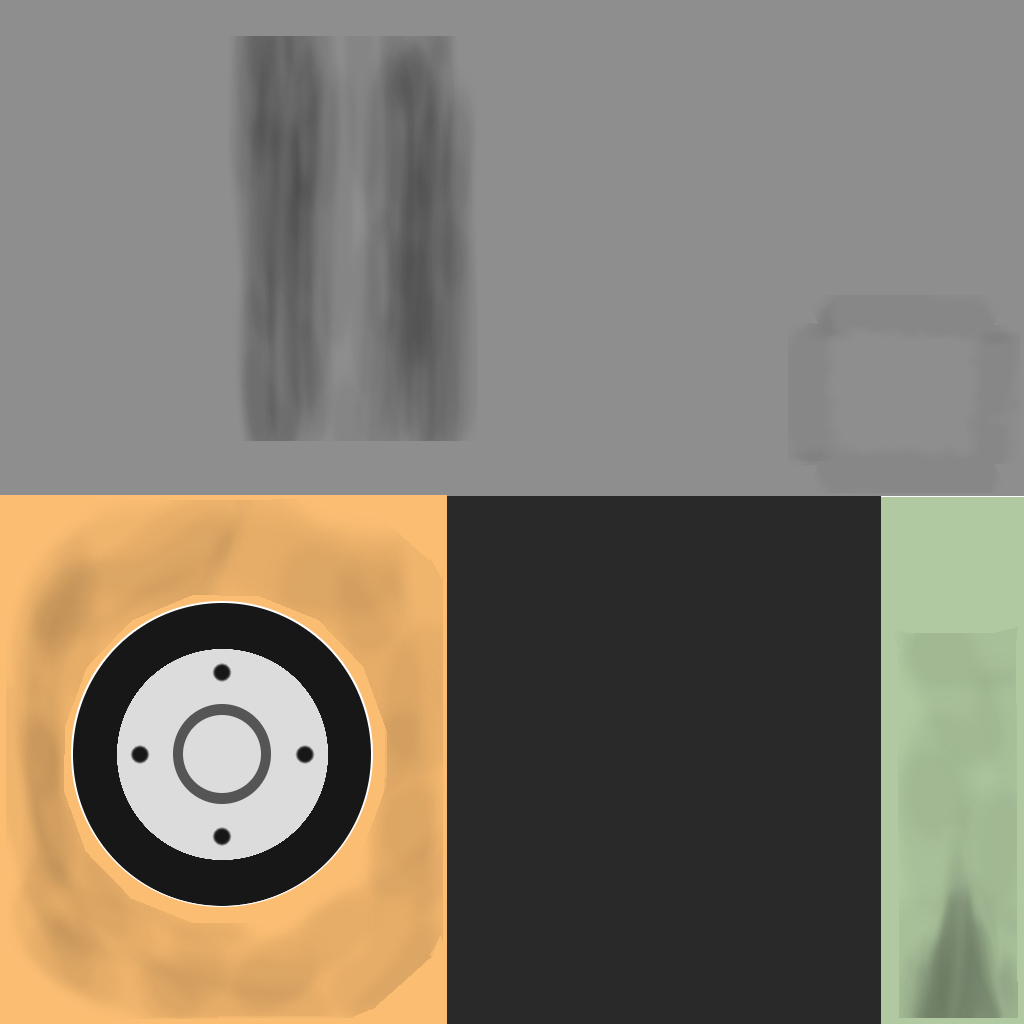
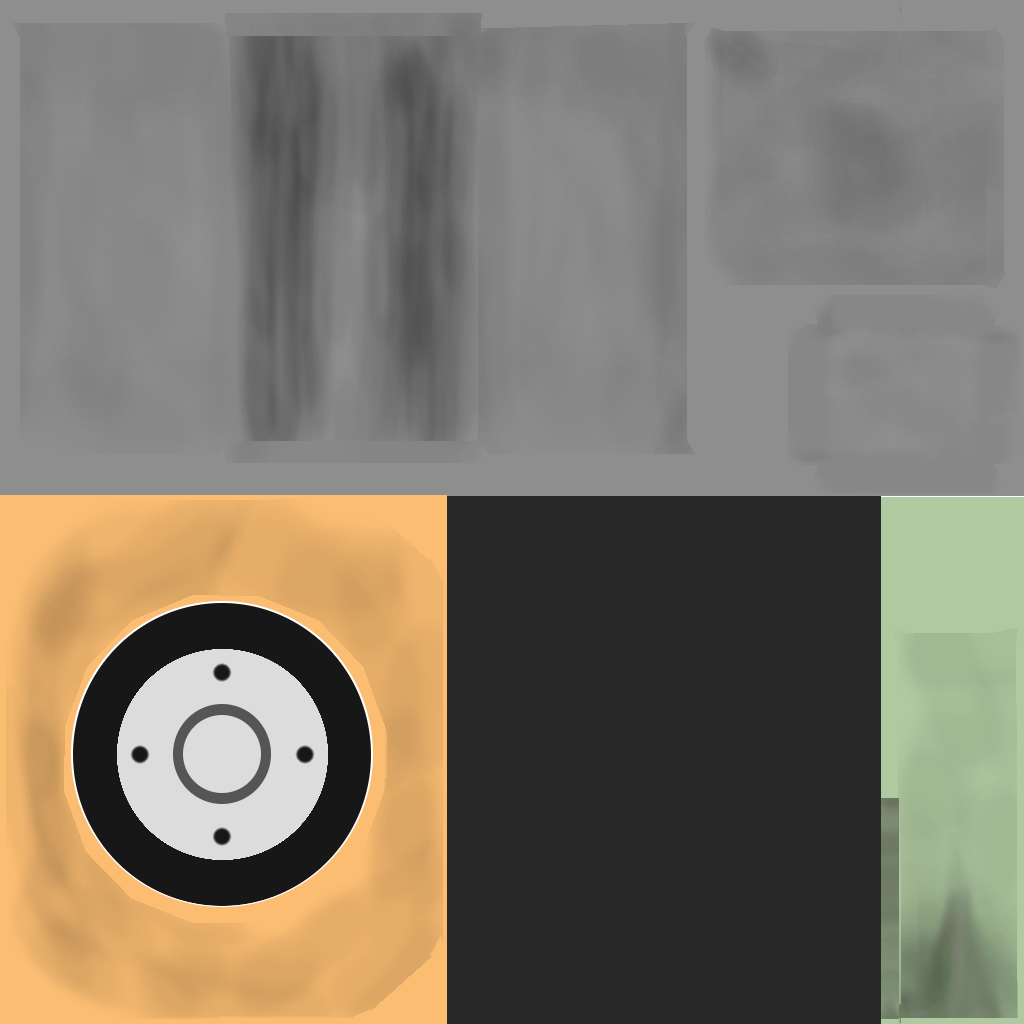
The second 1024×1024 image is a revision of the first. Changes to its layers:
renamed "texture" to "rover-lander-hangar.png", painted on it over [12, 0, 1017, 1024]
